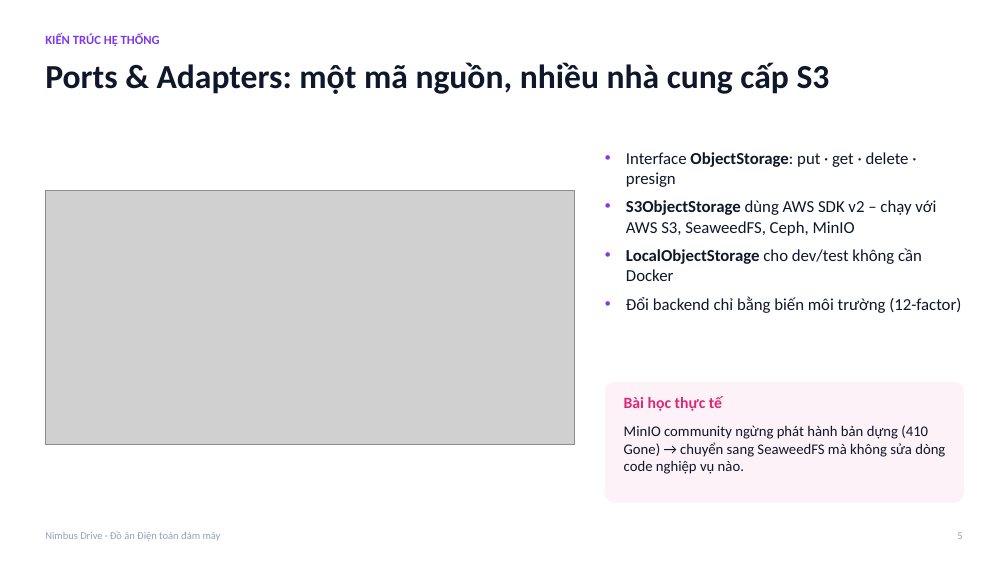
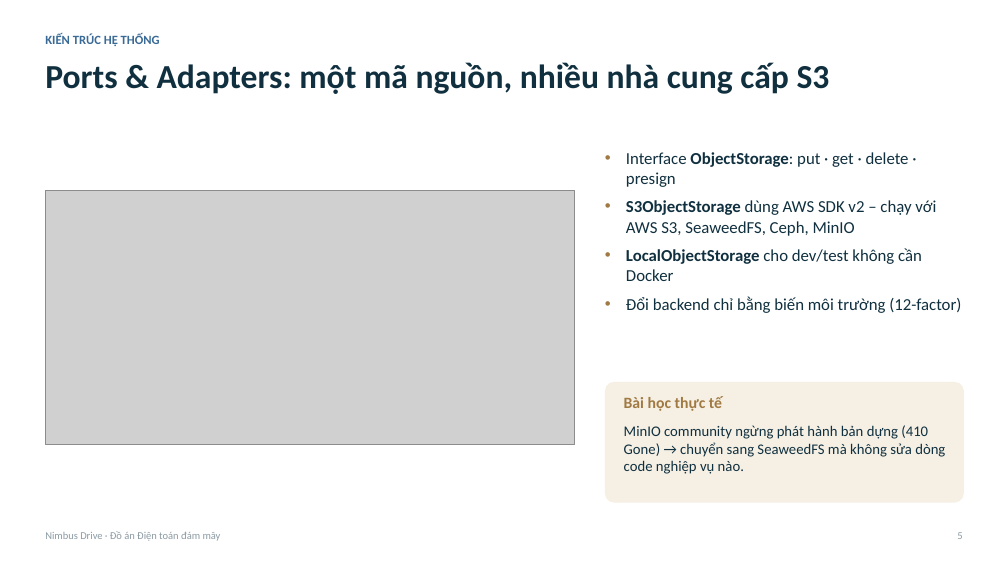
Before and after one commit to LeNhatHuyHyDrex/cloud-file-storage, a slide deck: slide 5 of docs/report/Slide_NimbusDrive.pptx. Drawn at 1008x567 pixels with LibreOffice and Linux fonts; fonts in the diff are those of the drawing; grey boxes stand for pictures. Boxes give left, top, right and bottom in pixels: in the first picture for what was removed or moved away, otherwise in the second. Text is boxed around its words. In the diff, an @@ line names an element or a change of style, - is before the commit and + after.

```diff
--- a/docs/report/Slide_NimbusDrive.pptx
+++ b/docs/report/Slide_NimbusDrive.pptx
@@ text "KIẾN TRÚC HỆ THỐNG" at (45, 33, 160, 46): text colour #7C3AED to #3A6A96 @@
@@ text "Ports & Adapters: một mã ..." at (45, 62, 830, 94): text colour #0F172A to #10303F @@
@@ text "Interface ObjectStorage: put · get ..." at (626, 152, 961, 313): text colour #0F172A to #10303F; bullet colour #7C3AED to #A07A42 @@
@@ rounded rectangle at (605, 382, 964, 503): fill #FDF2F8 to #F5EFE4 @@
@@ text "Bài học thực tế" at (624, 396, 722, 411): text colour #DB2777 to #A07A42 @@
@@ text "MinIO community ngừng phát hành ..." at (624, 425, 945, 474): text colour #0F172A to #10303F @@
@@ text "Nimbus Drive · Đồ án ..." at (45, 531, 221, 541): text colour #94A3B8 to #8C9BA4 @@
@@ text "5" at (957, 532, 962, 539): text colour #94A3B8 to #8C9BA4 @@
```
Also in this commit, not shown: 16 other slides changed, 33 other files.
